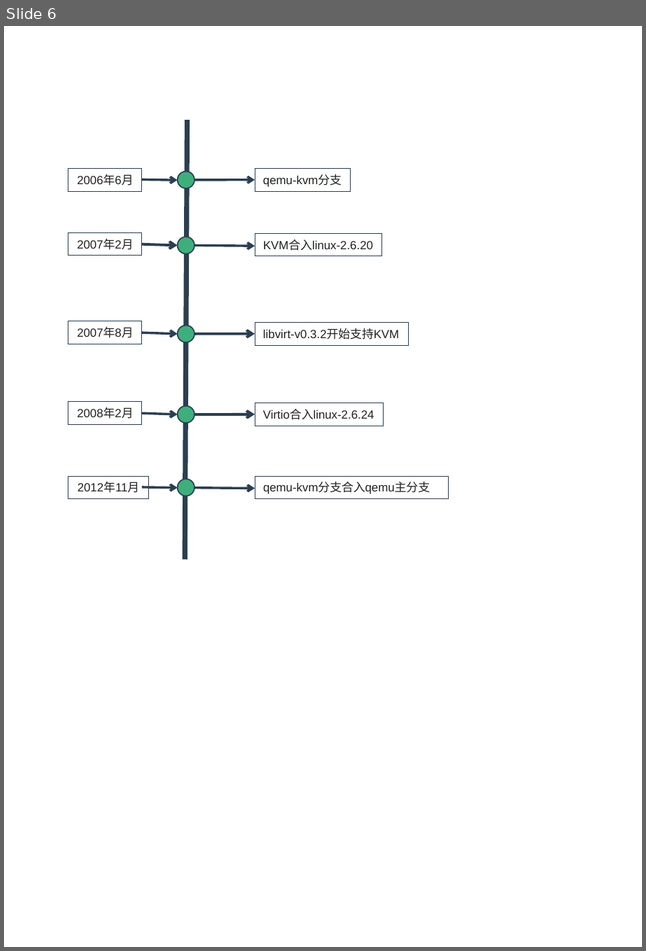
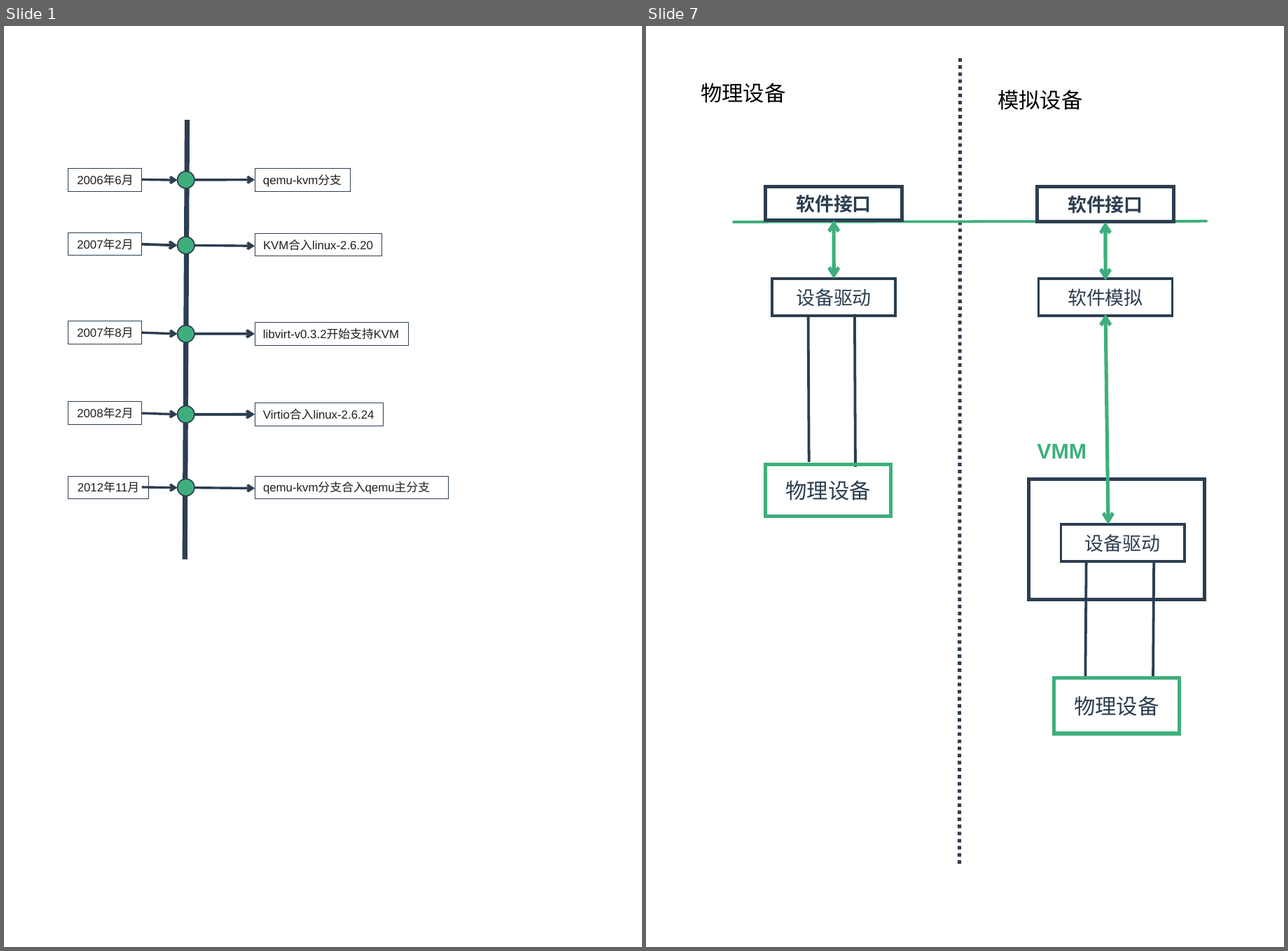
Before and after one commit to zaiqiang-dong/zaiqiang, a slide deck: picture/ppt/vitrualization/vitrualization.pptx. Shown side by side, each under a label of ours: slide 6 before the commit, slides 1 and 7 after it; the slides between them are not shown. The pictures are 646x951 and 1288x951 pixels, drawn with LibreOffice and Linux fonts; fonts in the diff are those of the drawing. Boxes give left, top, right and bottom in pixels: in the first picture for what was removed or moved away, otherwise in the second. Text is boxed around its words. In the diff, an @@ line names an element or a change of style, - is before the commit and + after.

```diff
--- a/picture/ppt/vitrualization/vitrualization.pptx
+++ b/picture/ppt/vitrualization/vitrualization.pptx
@@ slide 7 added at (646, 26, 1284, 947), background #FFFFFF @@
@@ line added from (960, 58) to (959, 865), #2C3E50 3 pt dashed @@
@@ text added at (701, 83, 785, 103), 18 pt, text #000000 @@
+物理设备
@@ text added at (997, 90, 1082, 110), 18 pt, text #000000 @@
+模拟设备
@@ rectangle added at (766, 187, 902, 221), outline #2C3E50 3 pt, 16 pt, text #2C3E50, bold @@
+软件接口
@@ rectangle added at (1037, 187, 1173, 223), outline #2C3E50 3 pt, 16 pt, text #2C3E50, bold @@
+软件接口
@@ line added from (733, 221) to (1207, 221), #3EAF7C 2.25 pt @@
@@ double arrow added from (834, 221) to (834, 279), #3EAF7C 3 pt @@
@@ double arrow added from (1105, 221) to (1105, 280), #3EAF7C 3 pt @@
@@ rectangle added at (772, 279, 895, 315), outline #2C3E50 2.25 pt, 16 pt, text #2C3E50 @@
+设备驱动
@@ rectangle added at (1038, 279, 1172, 315), outline #2C3E50 2.25 pt, 16 pt, text #2C3E50 @@
+软件模拟
@@ line added from (808, 316) to (809, 462), #2C3E50 2.25 pt @@
@@ line added from (855, 314) to (855, 466), #2C3E50 2.25 pt @@
@@ double arrow added from (1105, 314) to (1108, 524), #3EAF7C 3 pt @@
@@ rectangle added at (766, 465, 891, 517), outline #3EAF7C 3 pt, 18 pt, text #2C3E50 @@
+物理设备
@@ rectangle added at (1029, 479, 1204, 600), outline #2C3E50 3 pt, 18 pt, text #3EAF7C, bold @@
+VMM
@@ rectangle added at (1061, 524, 1184, 561), outline #2C3E50 2.25 pt, 16 pt, text #2C3E50 @@
+设备驱动
@@ line added from (1086, 560) to (1086, 677), #2C3E50 2.25 pt @@
@@ line added from (1153, 561) to (1153, 676), #2C3E50 2.25 pt @@
@@ rectangle added at (1054, 677, 1179, 734), outline #3EAF7C 3 pt, 18 pt, text #2C3E50 @@
+物理设备
@@ what was slide 6 is now slide 1 @@
```
Also in this commit, not shown: 1 slide changed, 16 other slides added, 3 slides removed, 10 other files.
